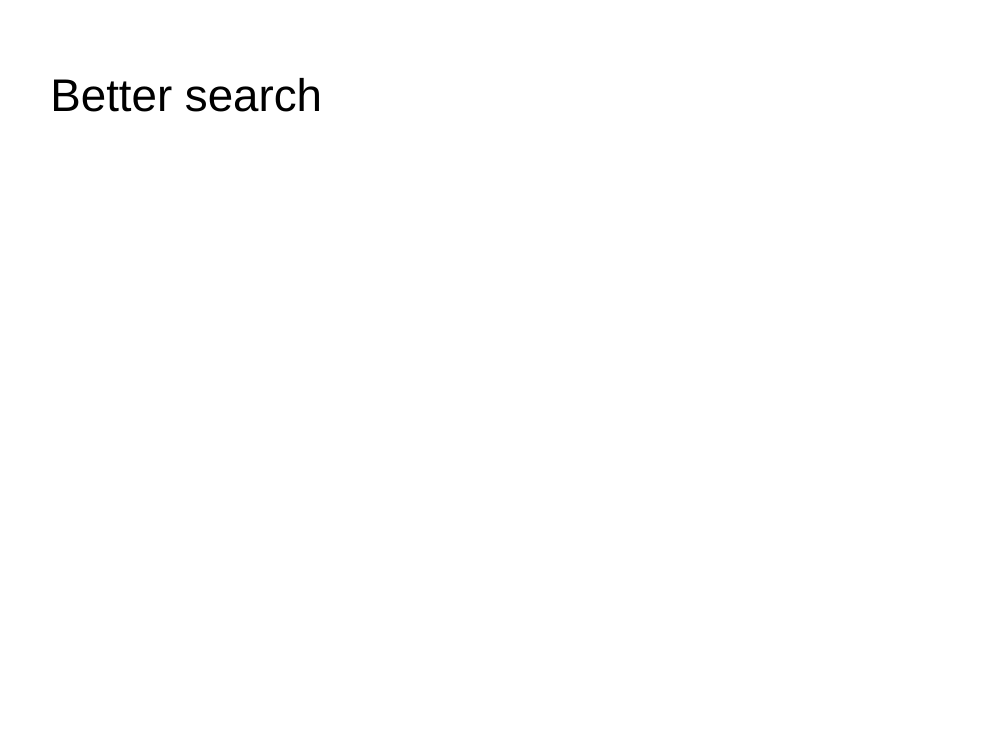
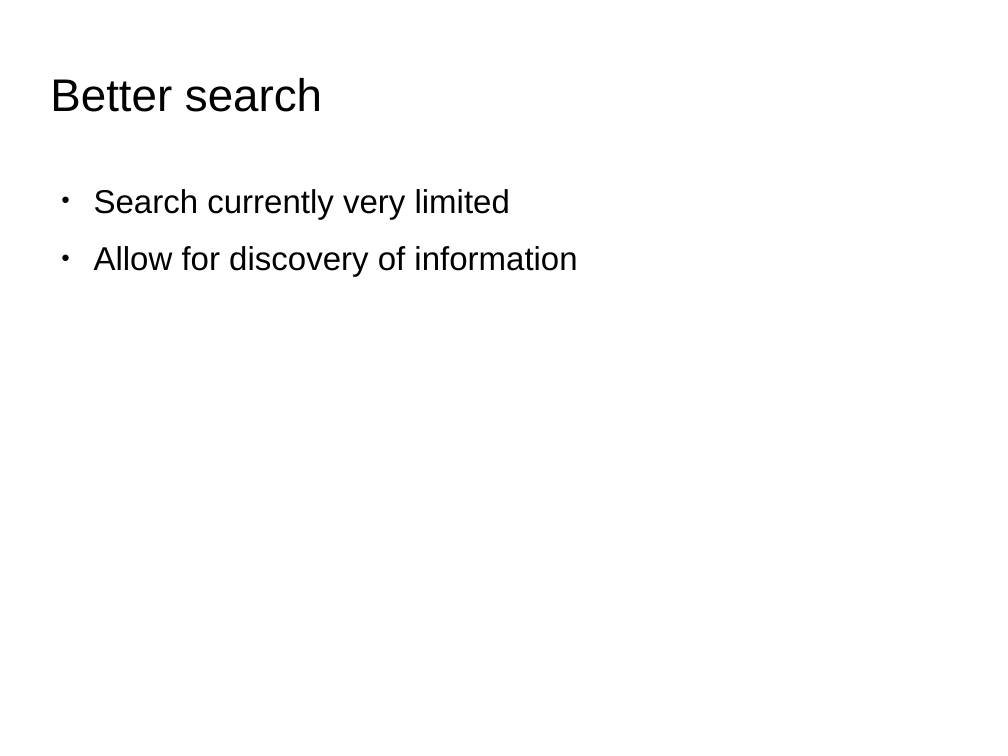
Before and after one commit to utecht/public_data, a slide deck: slide 15 of public_data.odp. Drawn at 1008x756 pixels with LibreOffice and Linux fonts; fonts in the diff are those of the drawing; background and template pictures are left out. Boxes give left, top, right and bottom in pixels: in the first picture for what was removed or moved away, otherwise in the second. Text is boxed around its words. In the diff, an @@ line names an element or a change of style, - is before the commit and + after.

Commit message:
final version

```diff
--- a/public_data.odp
+++ b/public_data.odp
@@ text added at (x1=94, y1=189, x2=577, y2=277), 26 pt, text #000000 @@
+● Search currently very limited
+● Allow for discovery of information
```
